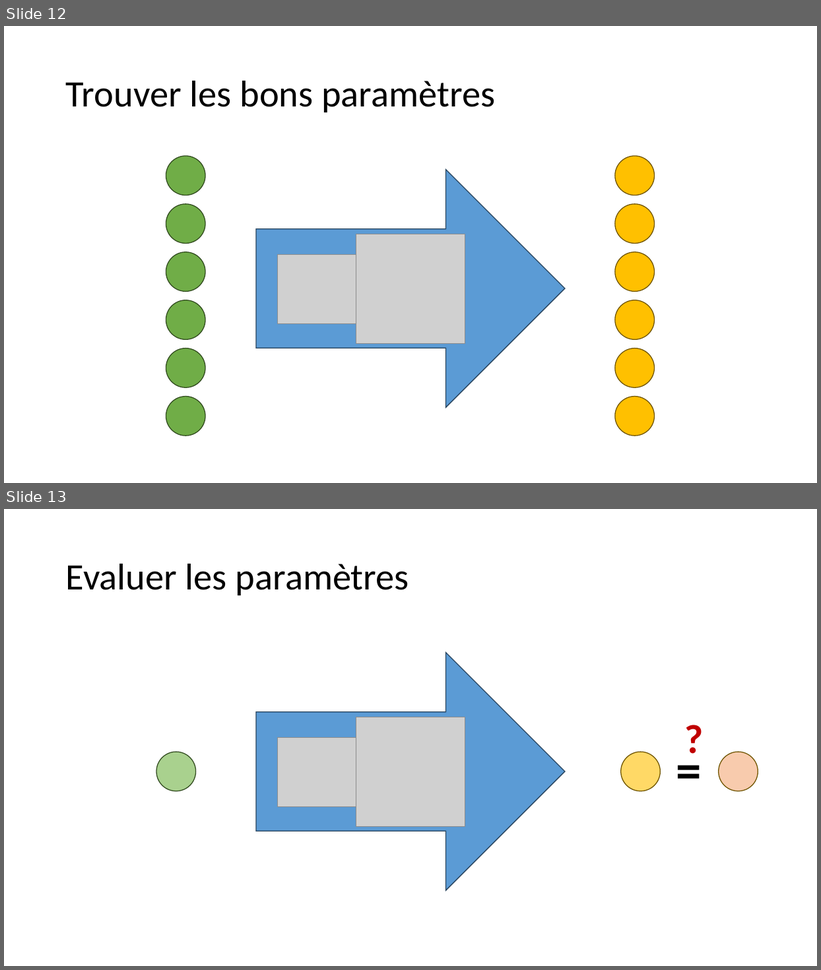
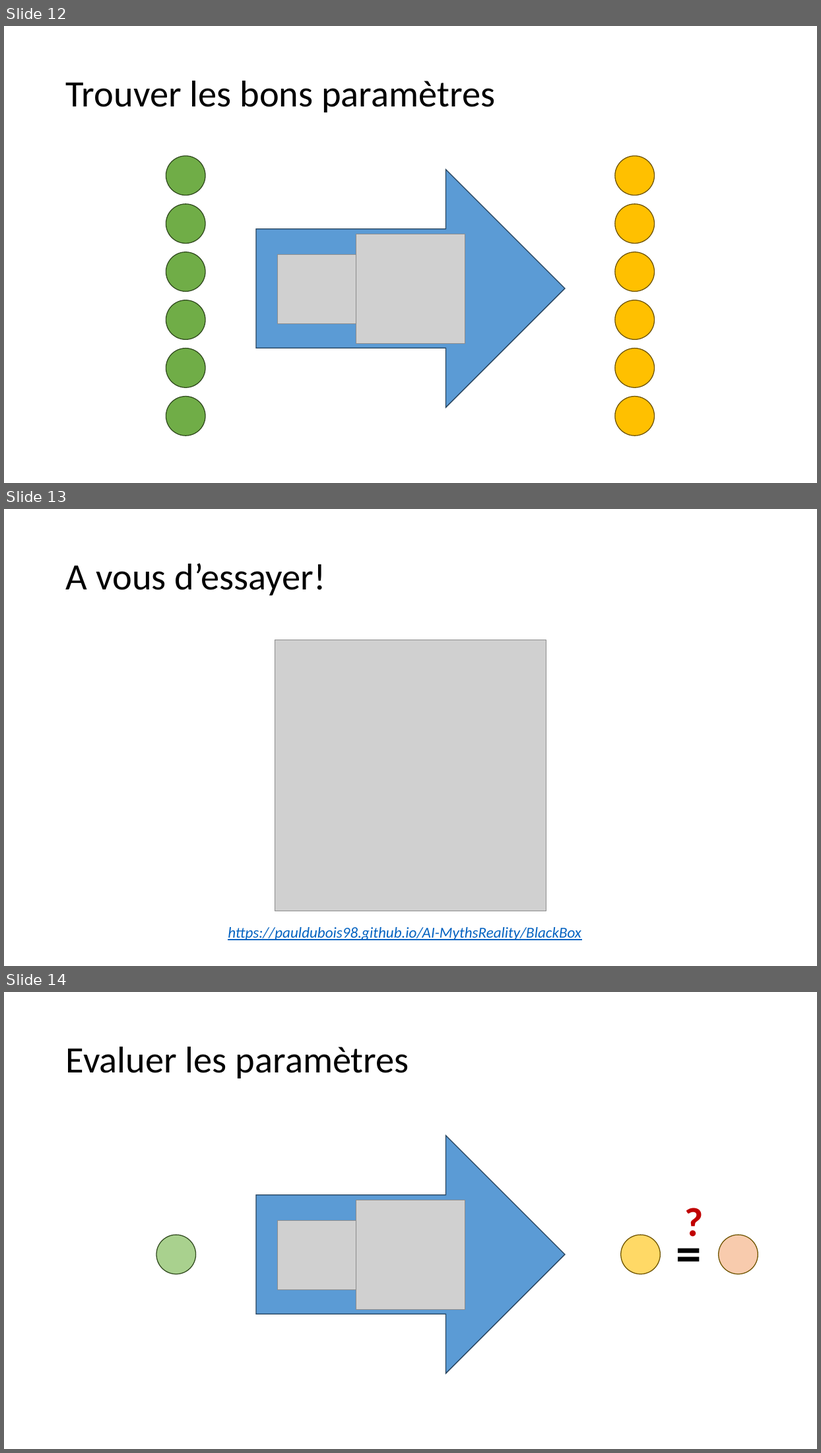
Before and after one commit to pauldubois98/AI-MythsReality, a slide deck: slides.pptx. Shown one above the other, each under a label of ours: slides 12 and 13 before the commit, slides 12, 13 and 14 after it. The pictures are 821x970 and 821x1453 pixels, drawn with LibreOffice and Linux fonts; fonts in the diff are those of the drawing; grey boxes stand for pictures. Boxes give left, top, right and bottom in pixels: in the first picture for what was removed or moved away, otherwise in the second. Text is boxed around its words. In the diff, an @@ line names an element or a change of style, - is before the commit and + after.

Commit message:
added QR code black bos slide

```diff
--- a/slides.pptx
+++ b/slides.pptx
@@ slide 13 added at [4, 509, 817, 966], background #FFFFFF @@
@@ title added at [66, 563, 326, 595], 44 pt, text #000000 @@
+A vous d’essayer!
@@ picture added at [275, 640, 547, 912] @@
@@ text added at [228, 927, 582, 941], 18 pt, text #0563C1, italic, underline @@
+https://pauldubois98.github.io/AI-MythsReality/BlackBox
@@ what was slide 13 is now slide 14 @@
```
